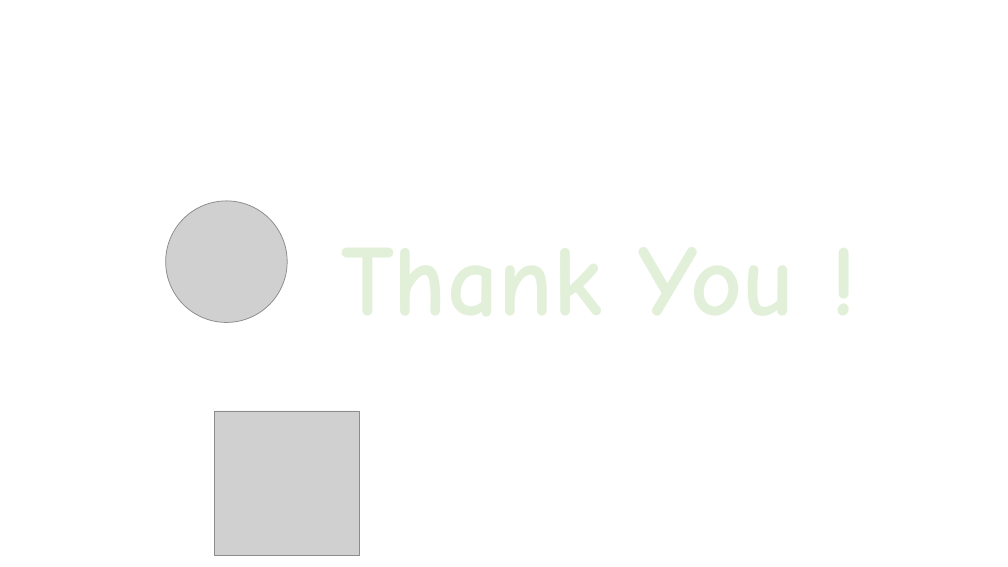
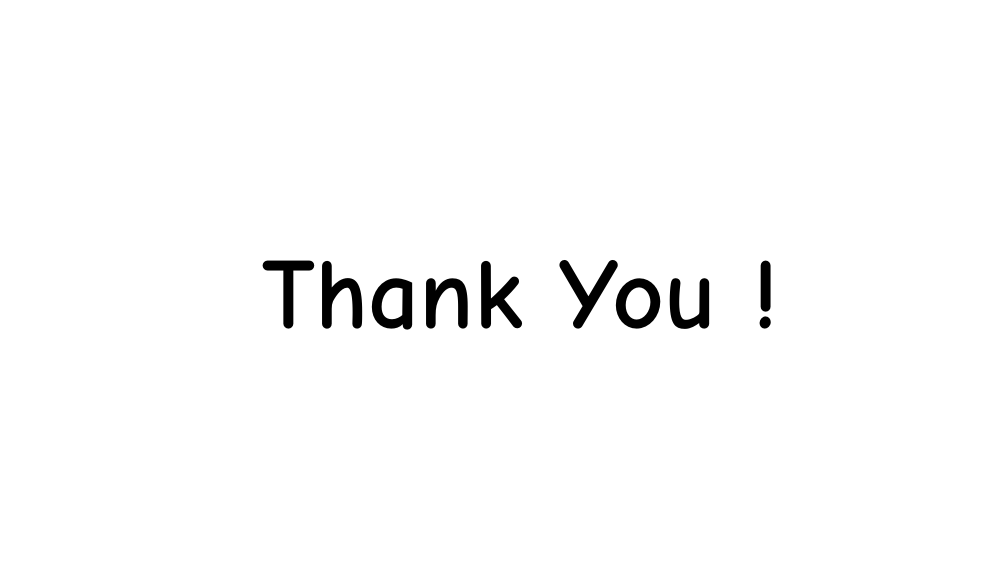
Before and after one commit to eusGithubwork/javaStudy, a slide deck: slide 9 of java.pptx (slide 4 before the commit). Drawn at 1008x567 pixels with LibreOffice and Linux fonts; fonts in the diff are those of the drawing; grey boxes stand for pictures. Boxes give left, top, right and bottom in pixels: in the first picture for what was removed or moved away, otherwise in the second. Text is boxed around its words. In the diff, an @@ line names an element or a change of style, - is before the commit and + after.

Commit message:
ppt

```diff
--- a/java.pptx
+++ b/java.pptx
@@ picture removed at (166, 201, 287, 323) @@
@@ text added at (263, 260, 717, 330), 96 pt, text #000000, bold @@
+Thank You !
@@ picture removed at (215, 411, 360, 557) @@
```
Also in this commit, not shown: 2 other slides changed, 6 slides added, 1 slide removed.
